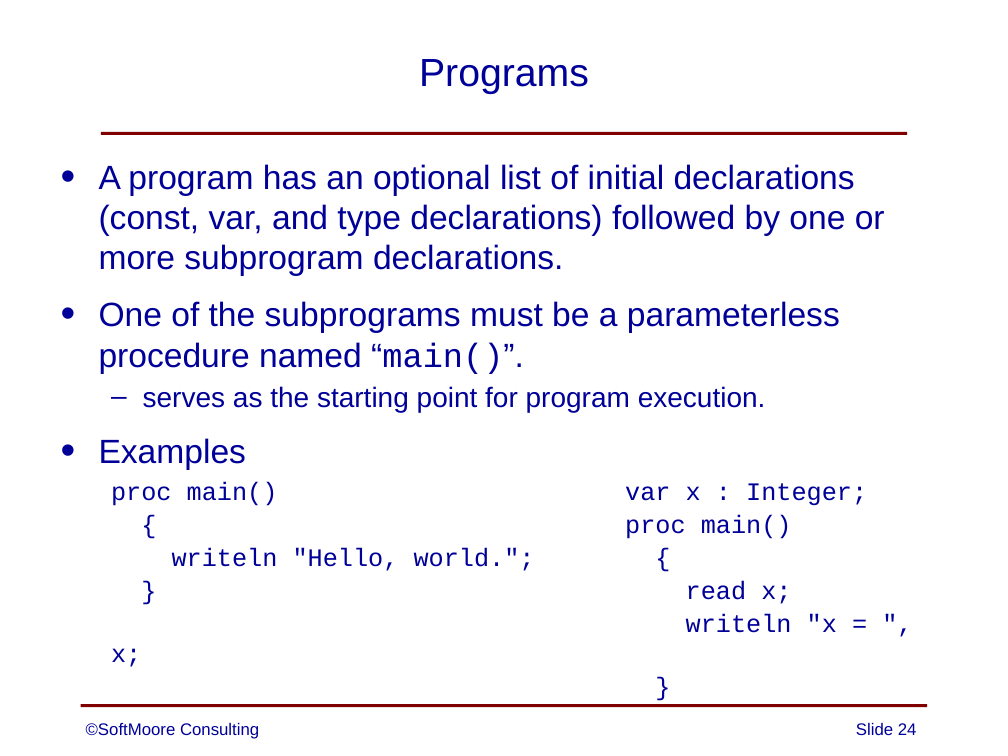
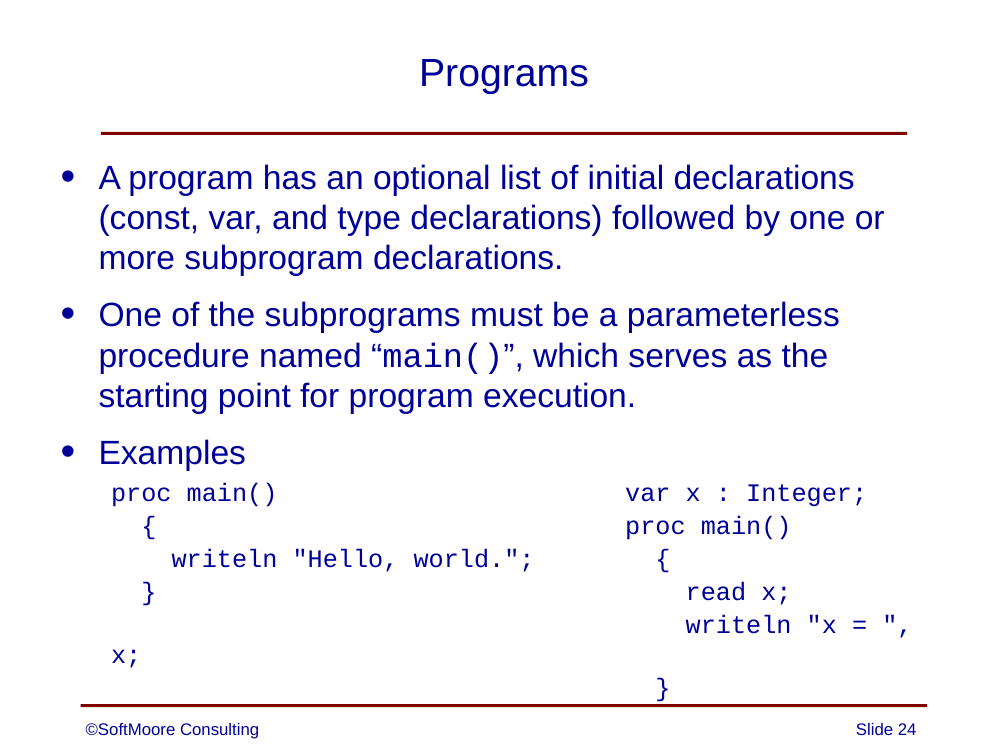
Before and after one commit to SoftMoore/CPRL-Java-3rd, a slide deck: slide 24 of PowerPoints/04 - Definition of CPRL.pptx. Drawn at 1008x756 pixels with LibreOffice and Linux fonts; fonts in the diff are those of the drawing. Boxes give left, top, right and bottom in pixels: in the first picture for what was removed or moved away, otherwise in the second. Text is boxed around its words. In the diff, an @@ line names an element or a change of style, - is before the commit and + after.

```diff
--- a/PowerPoints/04 - Definition of CPRL.pptx
+++ b/PowerPoints/04 - Definition of CPRL.pptx
@@ text at [99, 301, 840, 414]: text changed @@
-• One of the subprograms must be a parameterless procedure named “main()”.
-  – serves as the starting point for program execution.
+• One of the subprograms must be a parameterless procedure named “main()”, which serves as the starting point for program execution.
```
Also in this commit, not shown: 3 other slides changed, 2 other files.
